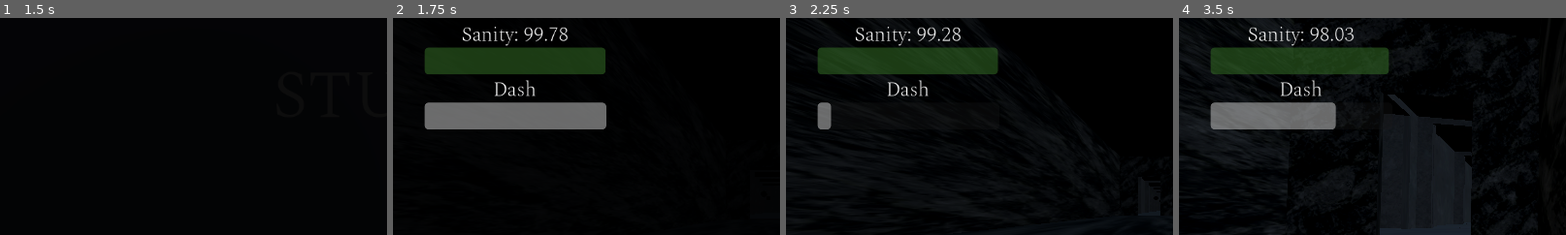
Above: before the commit, frames 1-4 (left to right).
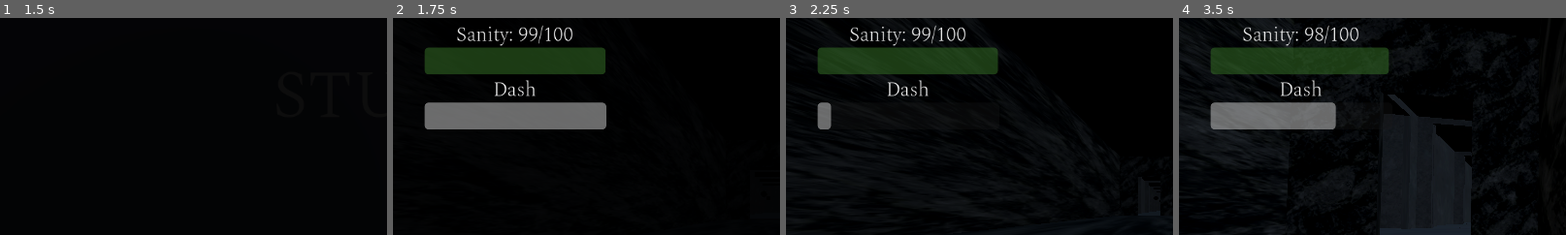
Above: after the commit, the same moments.

Repository: OmarCompiled/Stuck_NULL_BYTES
Game: Godot game, scene res://scenes/menu/main_menu.tscn
Same seed, same stepped clock (60 frames per second), same inputs: the game is played once before the commit and once after it.
Inputs (mouse positions are % of the whole screen's width and height, from its top left):
- Up to frame 1 (1.5 s): click "START" at 0.5 s; tap Enter at 1.25 s; move the mouse to (72, 45) at 1.27 s; hold D (MoveRight) from 1.28 s (still down); click (72, 45) at 1.35 s
- Up to frame 2 (1.75 s): keep holding D (MoveRight); tap Space (Jump) at 1.52 s
- Up to frame 3 (2.25 s): move the mouse to (45, 50) at 2.02 s; release D (MoveRight) at 2.03 s; hold W (MoveForward) from 2.03 s (still down); tap E (Dash) at 2.1 s
- Up to frame 4 (3.5 s): keep holding W (MoveForward); tap Space (Jump) at 2.27 s; click (45, 50) at 2.3 s; move the mouse to (52, 48) at 2.77 s; click (52, 48) at 2.85 s
The pictures show only the part of the screen within x 0-50%, y 6-56%; the shares and areas given below are measured in that part.

Frame 1 is identical in both runs. In frame 2, 0.9% of the frame differs, in the area x 16-47%, y 3-13%; in frame 3, 0.9%; in frame 4, 1.0%.

Commit message:
Minor Fix

Diff:
--- a/godot/scenes/entity/sanity_level.gd
+++ b/godot/scenes/entity/sanity_level.gd
@@ -2,4 +2,4 @@
 
 # Called every frame. 'delta' is the elapsed time since the previous frame.
 func _process(delta: float) -> void:
-	text = "Sanity: " + str($"..".value)
+	text = "Sanity: " + str(int($"..".value)) + "/" + str(int(UpgradesManager.upgrades.Sanity))
--- a/godot/scenes/menu/upgrades_menu.gd
+++ b/godot/scenes/menu/upgrades_menu.gd
@@ -24,13 +24,13 @@
 
 func _on_flashlight_upgrade_pressed() -> void:
 	if GameManager.currency >= flash_upgrade_price:
-		UpgradesManager.flash_power += 30
+		UpgradesManager.upgrades.Flashlight += 30
 		GameManager.currency -= flash_upgrade_price
 		flash_upgrade_price += 20
 	return
 
 func _on_sanity_upgrade_pressed() -> void:
 	if GameManager.currency >= sanity_upgrade_price:
-		UpgradesManager.max_sanity_level += 20
+		UpgradesManager.upgrades.Sanity += 20
 		GameManager.currency -= sanity_upgrade_price
 		sanity_upgrade_price += 20
--- a/godot/scripts/singletons/game_manager.gd
+++ b/godot/scripts/singletons/game_manager.gd
@@ -2,7 +2,7 @@
 
 var enemies_killed: int = 0
 var total_enemies: int = 0
-var currency: int = 0
+var currency: int = 20
 var current_run_currency: int = 0
 var player: Player
 
--- a/godot/scripts/singletons/upgrades_manager.gd
+++ b/godot/scripts/singletons/upgrades_manager.gd
@@ -1,9 +1,9 @@
 extends Node
 
-var flash_power:int = 150
-var max_sanity_level:int = 100
+var og_flash_power:int = 150
+var og_sanity_level:int = 100
 
-var upgrades = {"Flashlight": flash_power, "Sanity": max_sanity_level}
+var upgrades = {"Flashlight": og_flash_power, "Sanity": og_sanity_level}
 
 # Called when the node enters the scene tree for the first time.
 func _ready() -> void:
